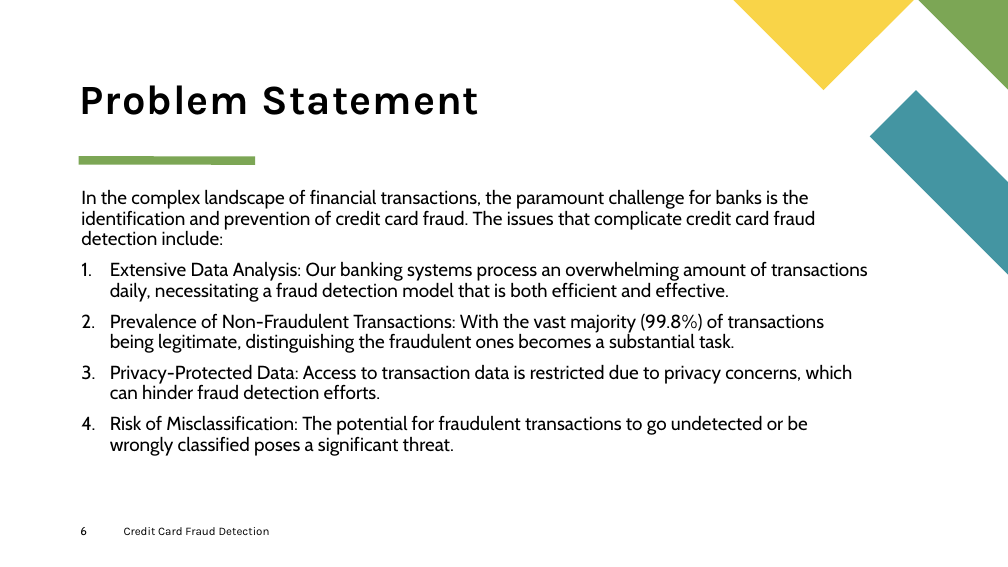
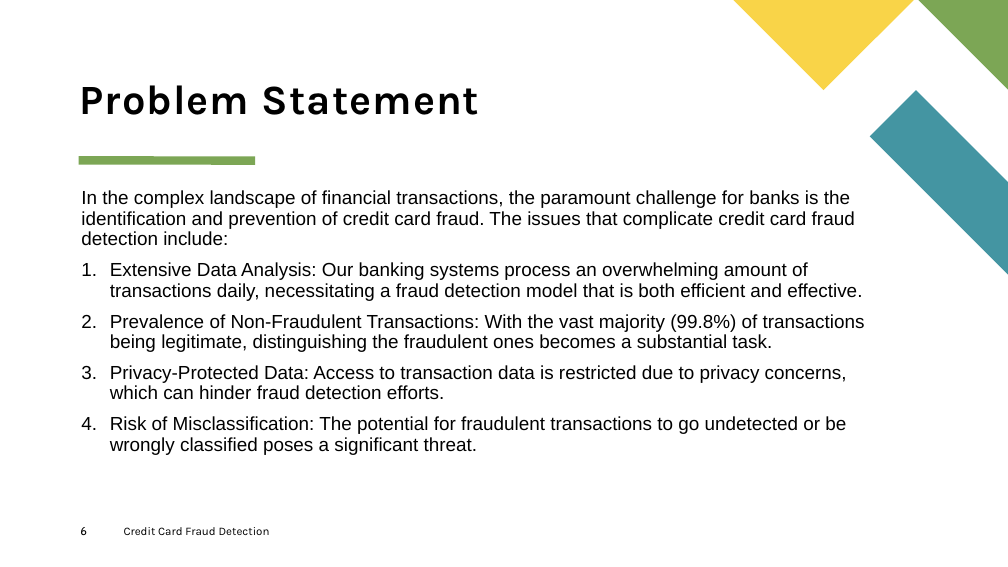
Before and after one commit to dmusili/creditcardfrauddetection, a slide deck: slide 6 of Credit Card Fraud Detection.pptx. Drawn at 1008x567 pixels with LibreOffice and Linux fonts; fonts in the diff are those of the drawing. Boxes give left, top, right and bottom in pixels: in the first picture for what was removed or moved away, otherwise in the second. Text is boxed around its words. In the diff, an @@ line names an element or a change of style, - is before the commit and + after.

```diff
--- a/Credit Card Fraud Detection.pptx
+++ b/Credit Card Fraud Detection.pptx
@@ text "In the complex landscape of ..." at (81,190,865,434): font Cabin to Arial @@
```
Also in this commit, not shown: 8 other slides changed.
